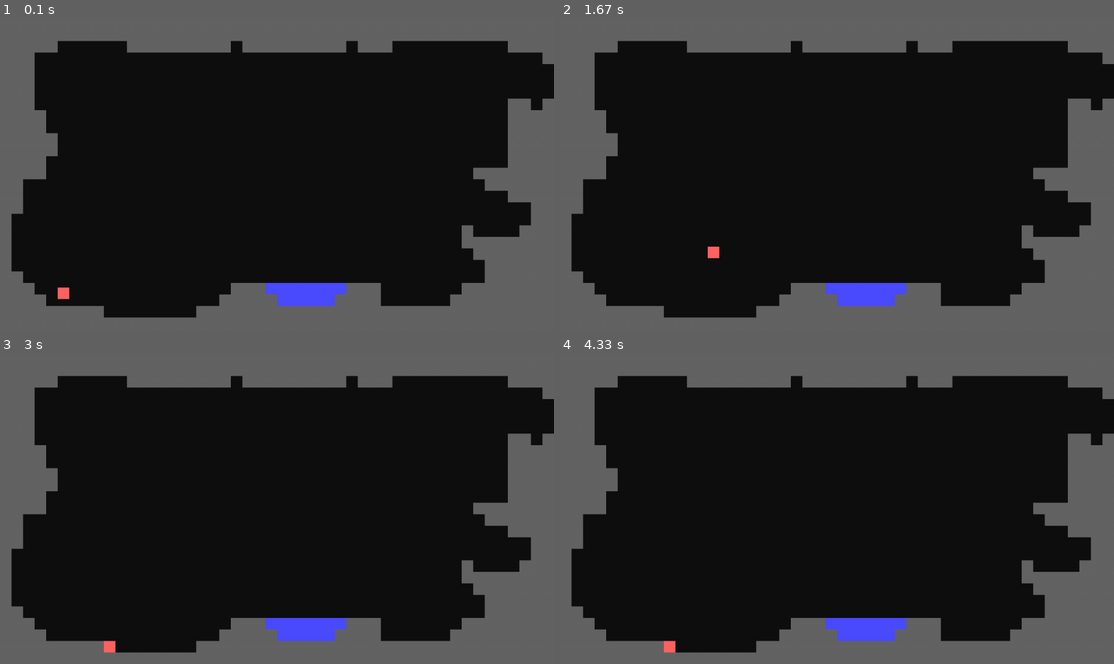
Above: before the commit, frames 1-4 (two rows, left to right).
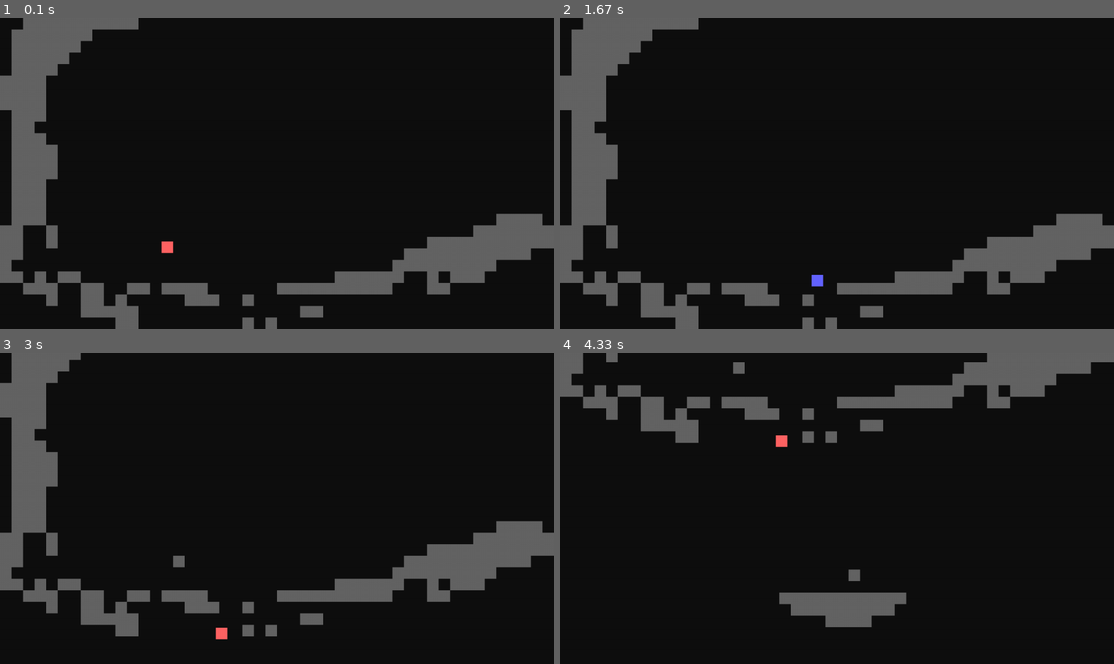
Above: after the commit, the same moments.

Repository: nicholas-holland-901/cell_est_pygame_platformer
Game: pygame game, started from main.py
Same seed, same stepped clock (60 frames per second), same inputs: the game is played once before the commit and once after it.
Inputs:
- Up to frame 1 (0.1 s): no input
- Up to frame 2 (1.67 s): tap Space at 0.33, 0.73, 1.03, 1.23, 1.57 s; hold D 0.67-1.13 s; hold W 1.17-1.47 s; hold D from 1.5 s (still down)
- Up to frame 3 (3 s): tap Space at 1.87, 2.07, 2.37, 2.63, 2.93 s; release D at 1.97 s; hold A 2-2.53 s; hold A 2.57-2.97 s
- Up to frame 4 (4.33 s): no input

The runs differ from the first frame. In frame 1, 30% of the frame differs, in the area x 0-100%, y 0-100%; in frame 2, 30%; in frame 3, 33%; in frame 4, 35%.

Commit message:
Cool updates

Diff:
--- a/main.py
+++ b/main.py
@@ -11,13 +11,15 @@
     WIDTH = 960
     HEIGHT = 590
 else:
-    # Window dimensions
+    # Window dimension
     WIDTH = 960
     HEIGHT = 540
 
 pygame.init()
 
 clock = pygame.time.Clock()
+
+first_load = True
 
 # Colors
 tile_color = (100, 100, 100)
@@ -35,7 +37,7 @@
 # The current room being drawn on the screen
 room = 0
 # Up down left right
-next_room = [1, 0, 0, 0]
+next_room = [0, 0, 0, 0]
 
 tile_type = TileType.ground
 
@@ -69,14 +71,18 @@
 player_setup()
 
 def clear_room():
-    global ground_tiles, water_tiles, all_tiles
+    global ground_tiles, water_tiles, all_tiles, first_load
 
     ground_tiles = []
     water_tiles = []
     all_tiles = []
-    player_setup()
+    if first_load:
+        player_setup()
+
 
 def load_room(room):
+    global next_room, first_load
+
     clear_room()
     f = open("map_layout", "a")
     f.close()
@@ -84,11 +90,13 @@
     data = r.readlines()
     if data:
         for line in data:
-            if int(line[:1]) == room:
+            pieces = line.split(":")
+            if int(pieces[0]) == room:
+                # Convert tile data to tiles
                 data = data[data.index(line)]
                 data = data.split(":")
-                data = data[1].split("#")
-                for tile_data in data:
+                t_data = data[1].split("#")
+                for tile_data in t_data:
                     values = tile_data.split("&")
                     if "\n" in values[1]:
                         values[1] = values[1][:1]
@@ -107,42 +115,70 @@
                         # Player spawn point
                         player_spawn_point.x = x
                         player_spawn_point.y = y
-                        plr.pos.x = x
-                        plr.pos.y = y
-
-
-if autoload:
+                        if first_load:
+                            plr.pos.x = x
+                            plr.pos.y = y
+                # Apply room stats
+                room_stats = data[2].split("/")
+                for i in range(len(room_stats)):
+                    next_room[i] = int(room_stats[i])
+    plr.ground_tiles = ground_tiles
+    plr.water_tiles = water_tiles
+    first_load = False
+
+
+def transition_load(room, direction):
+    global next_room, first_load
+
     f = open("map_layout", "a")
     f.close()
     r = open("map_layout", "r")
     data = r.readlines()
     if data:
         for line in data:
-            if int(line[:1]) == room:
+            pieces = line.split(":")
+            if int(pieces[0]) == room:
+                # Convert tile data to tiles
                 data = data[data.index(line)]
                 data = data.split(":")
-                data = data[1].split("#")
-                for tile_data in data:
+                t_data = data[1].split("#")
+                for tile_data in t_data:
                     values = tile_data.split("&")
                     if "\n" in values[1]:
                         values[1] = values[1][:1]
                     position = values[0].split("/")
                     x = int(position[0])
                     y = int(position[1])
-                    all_tiles.append((pygame.Rect(x, y, 20, 20), values[1]))
+                    if direction == 0:
+                        all_tiles.append((pygame.Rect(x, y - HEIGHT, 20, 20), values[1]))
+                    elif direction == 1:
+                        all_tiles.append((pygame.Rect(x, y + HEIGHT, 20, 20), values[1]))
+                    elif direction == 2:
+                        all_tiles.append((pygame.Rect(x - WIDTH, y, 20, 20), values[1]))
+                    elif direction == 3:
+                        all_tiles.append((pygame.Rect(x + WIDTH, y, 20, 20), values[1]))
                     version = int(values[1])
                     if version == 0:
                         # Ground tile
-                        ground_tiles.append(pygame.Rect(x, y, 20, 20))
+                        ground_tiles.append(pygame.Rect(x + WIDTH, y, 20, 20))
                     elif version == 1:
                         # Water tile
-                        water_tiles.append(pygame.Rect(x, y, 20, 20))
+                        water_tiles.append(pygame.Rect(x + WIDTH, y, 20, 20))
                     elif version == 2:
                         # Player spawn point
                         player_spawn_point.x = x
                         player_spawn_point.y = y
-                        plr.pos.x = x
-                        plr.pos.y = y
+                        if first_load:
+                            plr.pos.x = x
+                            plr.pos.y = y
+                # Apply room stats
+                room_stats = data[2].split("/")
+                for i in range(len(room_stats)):
+                    next_room[i] = int(room_stats[i])
+
+
+if autoload:
+    load_room(room)
 
 
 # Used for buttons to see if the mouse cursor is in the rect
@@ -159,7 +195,51 @@
         pygame.draw.rect(screen, water_color, tile)
 
 
-# Normal runtime behaviour
+def room_transition(direction):
+    # Up down left right = 0 1 2 3
+    # transition_speed = 5
+    size = 0
+    if direction == 0 or direction == 1:
+        size = HEIGHT
+    elif direction == 2 or direction == 3:
+        size = WIDTH
+    smooth = 0
+    distance = 0
+    while distance < size:  # for i in range(300):#int(round(size / transition_speed))):
+        screen.fill(screen_color)
+        for tile in all_tiles:
+            if direction == 0:
+                tile[0].y += smooth
+            elif direction == 1:
+                tile[0].y -= smooth
+            elif direction == 2:
+                tile[0].x += smooth
+            elif direction == 3:
+                tile[0].x -= smooth
+            pygame.draw.rect(screen, (100, 100, 100), tile[0])
+            pygame.draw.rect(screen, (255, 100, 100), [plr.pos.x - 20, plr.pos.y - 20, 20, 20])
+        if direction == 0:
+            plr.pos.y += smooth
+        elif direction == 1:
+            plr.pos.y -= smooth
+        elif direction == 2:
+            plr.pos.x += smooth
+        elif direction == 3:
+            plr.pos.x -= smooth
+        distance += smooth
+        if smooth < 10:
+            smooth += 0.05
+        plr.time_since_last_dash += 999
+        plr.can_dash = True
+        pygame.display.update()
+
+
+def draw_tiles():
+    for tile in ground_tiles:
+        pygame.draw.rect(screen, (100, 100, 100), tile)
+
+
+""" NORMAL RUNTIME BEHAVIOUR """
 while not edit_mode:
     screen.fill(screen_color)
     draw_water()
@@ -171,15 +251,34 @@
     plr.update()
 
     if plr.pos.x > WIDTH + 15:
+        room = next_room[3]
+        transition_load(room, 3)
+        room_transition(3)
+        load_room(room)
+    if plr.pos.x < 0 + 5:
+        room = next_room[2]
+        transition_load(room, 2)
+        room_transition(2)
+        load_room(room)
+    if plr.pos.y < 0 - 5:
         room = next_room[0]
+        transition_load(room, 0)
+        room_transition(0)
         load_room(room)
+    if plr.pos.y > HEIGHT:
+        room = next_room[1]
+        transition_load(room, 1)
+        room_transition(1)
+        load_room(room)
+
+    draw_tiles()
 
     pygame.display.update()
 
     clock.tick(60)
 
-
 """ EDIT MODE """
+
 
 # Buttons to control the level editor
 def edit_buttons():
@@ -218,14 +317,16 @@
     for tile in all_tiles:
         tile_code = str(tile[0].x) + "/" + str(tile[0].y) + "&" + str(tile[1]) + "#"
         room_save_code += tile_code
-    # Draw player spawn point
+
+    # Add player spawn point
     room_save_code += str(int(player_spawn_point.x)) + "/" + str(int(player_spawn_point.y)) + "&2#"
 
-    # Remove the hashtag from the end of the room code
+    # Remove the hashtag from the end of the room code section
     room_save_code = room_save_code[:-1]
 
-    file = open("map_layout", 'r')
-    lines = file.readlines()
+    room_stats_data = str(next_room[0]) + "/" + str(next_room[1]) + "/" + str(next_room[2]) + "/" + str(next_room[3])
+
+    room_save_code += ":" + room_stats_data
 
     return room_save_code
 
@@ -267,13 +368,21 @@
     w.close()
 
 
-
 # Draw all tiles
 def draw_all_tiles():
     for tile in ground_tiles:
         pygame.draw.rect(screen, tile_color, tile)
     for tile in water_tiles:
         pygame.draw.rect(screen, water_color, tile)
+
+
+def edit_level_stats():
+    choice = input("1. Set Room Transitions\n")
+    if choice == "1":
+        side = int(input("1. Up\n2. Down\n3. Left\n4. Right\n"))
+        the_room = int(input("Which room should it transition to?\n"))
+        next_room[side - 1] = the_room
+        print("Successfully changed it!")
 
 
 # Loop for when editing
@@ -290,6 +399,11 @@
 
     # Edit mode GUI
     edit_buttons()
+
+    keys = pygame.key.get_pressed()
+
+    if keys[pygame.K_e]:
+        edit_level_stats()
 
     # Get mouse input
     mouse_press = pygame.mouse.get_pressed()
--- a/player.py
+++ b/player.py
@@ -7,122 +7,158 @@
     HEIGHT = 20
     FRICTION = -0.2
     ACCELERATION = 0.9
-    DASH_POWER = 5
+    DASH_POWER = -5
     DASH_LENGTH = 400
     GRAVITY_FORCE = 0.4
+    MAX_GRAVITY = 8
     GRAVITY_ACCELERATION = 0.7
+    WALLJUMP_COOLDOWN = 100
     DEFAULT_PLAYER_COLOR = (255, 100, 100)
     NO_DASH_PLAYER_COLOR = (100, 100, 255)
 
     def __init__(self, screen, start_x=0, start_y=0):
+        self.screen = screen
+        # Movement vectors
         self.pos = pygame.Vector2(start_x, start_y)
         self.vel = pygame.Vector2(0, 0)
         self.accel = pygame.Vector2(0, 0)
-        self.direction = pygame.Vector2(0, 0)
-        self.screen = screen
+        # Wall jump side, 0 = Left wall, 1 = Right wall
+        self.wall_jump = 0
+        # States
         self.grounded = False
         self.jumping = False
+        self.walljumping = False
         self.can_dash = True
         self.dashing = False
         self.trying_to_dash = False
+        self.just_pressed_jump = False
         self.in_water = False
+        self.can_move = True
+        # Tiles
         self.ground_tiles = []
         self.water_tiles = []
+        # Timers
         self.time_since_last_jump = 0
         self.time_since_last_dash = 0
+        self.time_since_last_walljump = 0
+        # Player Body
         self.rect = pygame.Rect(self.pos.x, self.pos.y, self.WIDTH, self.HEIGHT)
 
     def update(self):
-        self.move()
-        self.player_horizontal_collisions()
-        self.apply_gravity()
-        self.player_vertical_collisions()
-        self.draw_player()
-        self.check_surroundings()
+        # Constantly move player and update position
+        if self.can_move:
+            # Move player horizontally and check horizontal collisions
+            self.move()
+            self.player_horizontal_collisions()
+            # Move player vertically and check vertical collisions
+            self.apply_gravity()
+            self.player_vertical_collisions()
+            # Draw player and check state
+            self.draw_player()
+            self.check_surroundings()
 
     def set_pos(self, x, y):
         self.pos = pygame.Vector2(x, y)
 
     def move(self):
+        # Reset acceleration and get input
         self.accel = pygame.Vector2(0, 0)
         keys = pygame.key.get_pressed()
 
-        self.direction = pygame.Vector2(0, 0)
-
-        if keys[pygame.K_a]:
+        # Can't move towards wall while wall jumping
+        if keys[pygame.K_a] and not self.walljumping and self.wall_jump != 2:
             self.accel.x = -self.ACCELERATION
-        if keys[pygame.K_d]:
+        if keys[pygame.K_d] and not self.walljumping and self.wall_jump != 1:
             self.accel.x = self.ACCELERATION
 
+        # Only jump if on the ground
         if keys[pygame.K_w] and self.grounded:
-            # Jump
             self.time_since_last_jump = pygame.time.get_ticks()
             self.jumping = True
             self.grounded = False
             self.vel.y = -6
 
-        # Holding down jump makes it longer
+        # Holding down the jump button makes the player jump higher
         if keys[pygame.K_w] and not self.grounded and self.jumping and pygame.time.get_ticks() - self.time_since_last_jump < 200:
             self.vel.y = -6
 
+        # Walljump cooldown to prevent walljump spam
+        if self.time_since_last_walljump != 0 and pygame.time.get_ticks() - self.time_since_last_walljump > self.WALLJUMP_COOLDOWN:
+            self.time_since_last_walljump = 0
+            self.wall_jump = 0
+            self.walljumping = False
+
+        # Wall jump while against wall
+        if keys[pygame.K_w] and self.wall_jump != 0 and not self.grounded and not self.just_pressed_jump:
+            if not self.walljumping:
+                self.time_since_last_walljump = pygame.time.get_ticks()
+            self.walljumping = True
+            self.grounded = False
+            self.vel.y = -6
+            if self.wall_jump == 1:
+                # Jump off wall that is on the right
+                self.vel.x = -10
+            elif self.wall_jump == 2:
+                # Jump off wall that is on the left
+                self.vel.x = 10
+
         self.trying_to_dash = False
 
-        if keys[pygame.K_LEFT]:
+        if keys[pygame.K_SPACE]:
             self.trying_to_dash = True
-            self.direction.x = 1
-        if keys[pygame.K_RIGHT]:
-            self.trying_to_dash = True
-            self.direction.x = -1
-        if keys[pygame.K_UP]:
-            self.trying_to_dash = True
-            self.direction.y = 1
-        if keys[pygame.K_DOWN]:
-            self.trying_to_dash = True
-            self.direction.y = -1
 
         if self.trying_to_dash and self.can_dash:
             # Dash
-            self.vel = pygame.Vector2(0, 0)
+            self.vel.y = 0
             self.dashing = True
             self.can_dash = False
             self.grounded = False
             self.time_since_last_dash = pygame.time.get_ticks()
-
-        # Holding down dash makes it longer
-        if self.trying_to_dash and not self.grounded and self.dashing and pygame.time.get_ticks() - self.time_since_last_dash < self.DASH_LENGTH:
-            self.vel.x = -self.DASH_POWER * self.direction.x * 2
-        else:
-            self.dashing = False
 
         # Apply horizontal movement
         self.accel.x += self.vel.x * self.FRICTION
         self.vel += self.accel
         self.pos.x += self.vel.x + 0.5 * self.accel.x
 
+        if keys[pygame.K_w]:
+            self.just_pressed_jump = True
+        else:
+            self.just_pressed_jump = False
+
     def apply_gravity(self):
         # Apply gravity if not on the ground
-        if not self.grounded and not self.dashing and not self.in_water:
+        if not self.grounded and not self.dashing and not self.in_water and self.vel.y < self.MAX_GRAVITY and not self.walljumping:
+            # Normal Gravity
             self.vel.y += self.GRAVITY_FORCE
             self.pos.y += self.vel.y + self.GRAVITY_ACCELERATION * self.accel.y
+        elif not self.grounded and not self.dashing and not self.in_water and self.vel.y >= self.MAX_GRAVITY and not self.walljumping:
+            # If reached terminal velocity
+            self.vel.y = self.MAX_GRAVITY
+            self.pos.y += self.vel.y
         elif self.grounded and not self.dashing and not self.in_water:
+            # No gravity while on the ground
             self.vel.y = 0
             self.accel.y = 0
         elif self.in_water and not self.dashing:
+            # Gravity while in water
             self.vel.y -= self.GRAVITY_FORCE * 0.5
             self.pos.y += self.vel.y + self.GRAVITY_ACCELERATION * self.accel.y * 0.5
 
         # Holding down dash makes it longer
         if self.trying_to_dash and not self.grounded and self.dashing and pygame.time.get_ticks() - self.time_since_last_dash < self.DASH_LENGTH:
-            self.vel.y = -self.DASH_POWER * self.direction.y
+            self.vel.y = self.DASH_POWER
             self.pos.y += self.vel.y
         else:
             self.dashing = False
+
+        if self.walljumping:
+            self.vel.y = -6
+            self.pos.y += self.vel.y
 
     def player_horizontal_collisions(self):
         plr_hitbox = pygame.Rect(self.pos.x - 20, self.pos.y - 20, 20, 20)
 
         for tile in self.ground_tiles:
-            pygame.draw.rect(self.screen, (100, 100, 100), tile)
             # Check horizontal collisions
             if pygame.Rect.colliderect(plr_hitbox, tile):
                 if self.vel.x > 0:
@@ -151,12 +187,23 @@
                     self.pos.y = tile.bottom + 20
 
     def check_surroundings(self):
+        # Player hitboxes
         jump_hitbox = pygame.Rect(self.pos.x - 20, self.pos.y - 5, 20, 6)
+        left_wall_hitbox = pygame.Rect(self.pos.x - 23, self.pos.y - 20, 3, 20)
+        right_wall_hitbox = pygame.Rect(self.pos.x, self.pos.y - 20, 3, 20)
+
+        if not self.walljumping:
+            self.wall_jump = 0
+
         any_collide = False
         water_collide = False
         for tile in self.ground_tiles:
             if pygame.Rect.colliderect(jump_hitbox, tile):
                 any_collide = True
+            if pygame.Rect.colliderect(right_wall_hitbox, tile):
+                self.wall_jump = 1
+            if pygame.Rect.colliderect(left_wall_hitbox, tile):
+                self.wall_jump = 2
         for piece in self.water_tiles:
             if pygame.Rect.colliderect(jump_hitbox, piece):
                 water_collide = True
Not shown, changed: map_layout
